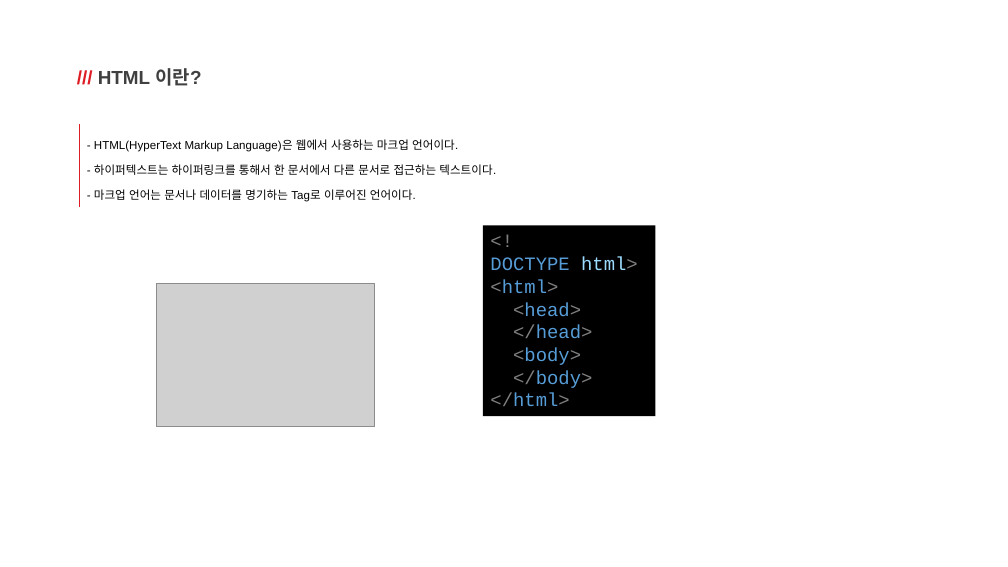
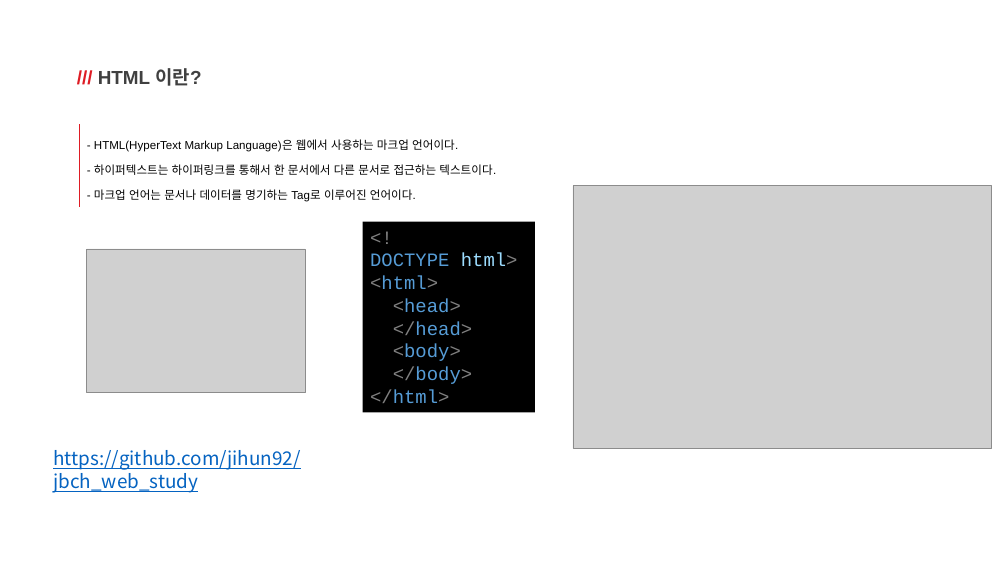
Before and after one commit to jihun92/jbch_web_study, a slide deck: slide 2 of 01.HTML/day01-텍스트의 표현/HTML_01.pptx. Drawn at 1008x567 pixels with LibreOffice and Linux fonts; fonts in the diff are those of the drawing; grey boxes stand for pictures. Boxes give left, top, right and bottom in pixels: in the first picture for what was removed or moved away, otherwise in the second. Text is boxed around its words. In the diff, an @@ line names an element or a change of style, - is before the commit and + after.

```diff
--- a/01.HTML/day01-텍스트의 표현/HTML_01.pptx
+++ b/01.HTML/day01-텍스트의 표현/HTML_01.pptx
@@ picture added at bbox=[573, 186, 992, 448] @@
@@ rectangle "<!DOCTYPE html>": place and size @@
-rectangle "<!DOCTYPE html>" at bbox=[483, 225, 656, 416]
+rectangle "<!DOCTYPE html>" at bbox=[363, 222, 535, 412]
@@ picture: place and size @@
-picture at bbox=[157, 284, 375, 427]
+picture at bbox=[87, 249, 306, 392]
@@ text added at bbox=[53, 450, 300, 493], 18 pt, text #0563C1, underline @@
+https://github.com/jihun92/jbch_web_study
```
Also in this commit, not shown: 2 other slides changed, 1 other file.
